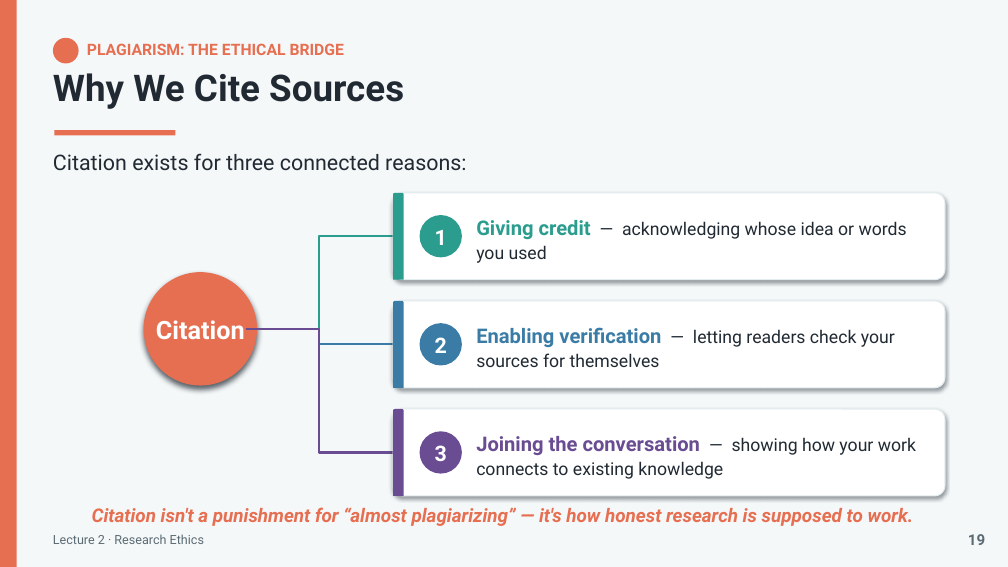
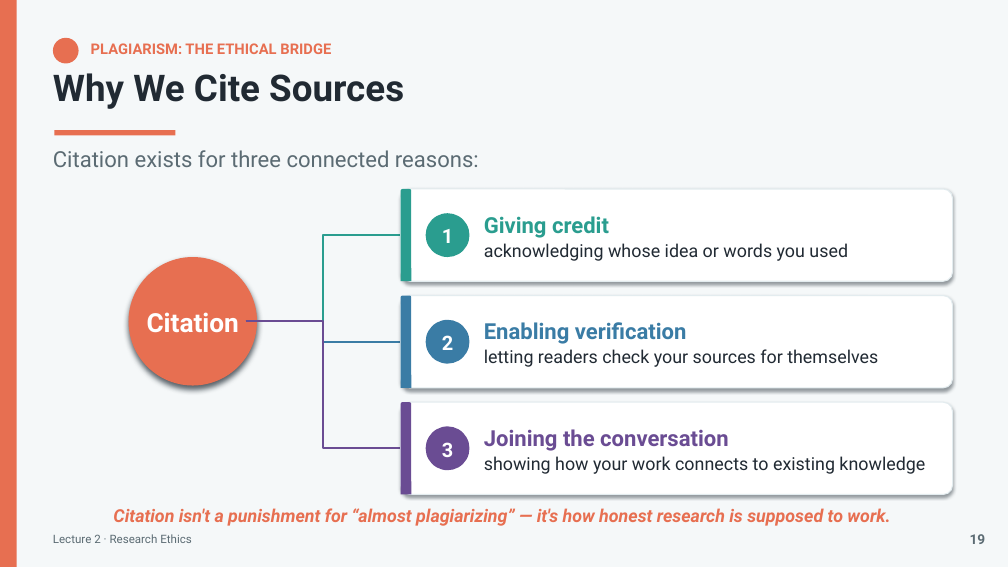
Before and after one commit to lestojas/physics, a slide deck: slide 21 of Lecture2-Research-Ethics.pptx. Drawn at 1008x567 pixels with LibreOffice and Linux fonts; fonts in the diff are those of the drawing. Boxes give left, top, right and bottom in pixels: in the first picture for what was removed or moved away, otherwise in the second. Text is boxed around its words. In the diff, an @@ line names an element or a change of style, - is before the commit and + after.

```diff
--- a/Lecture2-Research-Ethics.pptx
+++ b/Lecture2-Research-Ethics.pptx
@@ text "PLAGIARISM: THE ETHICAL BRIDGE" at [91,43,331,54]: size 15 to 14 pt @@
@@ text "Citation exists for three connected ..." at [53,150,479,167]: size 20.4 to 21 pt, text colour #212A33 to #5B6B73 @@
@@ rounded rectangle: place and size @@
-rounded rectangle at [393,193,945,280]
+rounded rectangle at [401,189,953,281]
@@ round same rect: place and size @@
-round same rect at [393,193,404,280]
+round same rect at [401,189,411,281]
@@ elbow line moved from (246, 329) - (393, 236) to (246, 321) - (401, 235) @@
@@ text at [484,216,848,261]: text changed; size 16.8 to 17 pt @@
-Giving credit — acknowledging whose idea or words you used
+Giving credit
+acknowledging whose idea or words you used
@@ text "Citation": place and size @@
-text "Citation" at [156,320,245,339]
+text "Citation" at [147,312,239,332]
@@ text "Citation" at [147,312,239,332]: size 24 to 25 pt @@
@@ ellipse: place and size @@
-ellipse at [144,272,257,386]
+ellipse at [129,257,257,386]
@@ rounded rectangle: place and size @@
-rounded rectangle at [393,301,945,388]
+rounded rectangle at [401,296,953,388]
@@ round same rect: place and size @@
-round same rect at [393,301,404,388]
+round same rect at [401,296,411,388]
@@ elbow line moved from (246, 329) - (393, 453) to (246, 321) - (401, 448) @@
@@ elbow line moved from (246, 329) - (393, 344) to (246, 321) - (401, 342) @@
@@ text at [484,322,878,367]: text changed; size 16.8 to 17 pt @@
-Enabling verification — letting readers check your sources for themselves
+Enabling verification
+letting readers check your sources for themselves
@@ proportions changed in 3 elements at [401,189,953,281], [401,296,953,388], [401,402,953,495] @@
@@ rounded rectangle: place and size @@
-rounded rectangle at [393,409,945,496]
+rounded rectangle at [401,402,953,495]
@@ round same rect: place and size @@
-round same rect at [393,409,404,496]
+round same rect at [401,402,411,495]
@@ size 20.4 to 19 pt in 3 elements at [442,229,453,243], [442,335,453,350], [442,442,453,457] @@
@@ 3 ellipses: place and size @@
-3 ellipses at [420,216,462,474]
+3 ellipses at [426,213,470,470]
@@ text at [484,429,925,474]: text changed; size 16.8 to 17 pt @@
-Joining the conversation — showing how your work connects to existing knowledge
+Joining the conversation
+showing how your work connects to existing knowledge
@@ text "Citation isn't a punishment for ..." at [113,508,890,526]: size 18 to 17 pt @@
@@ text "Lecture 2 · Research Ethics" at [53,534,192,543]: size 12 to 11 pt @@
@@ text "19" at [970,534,986,544]: size 14.4 to 13 pt @@
```
Also in this commit, not shown: 29 other slides changed, 1 other file.
